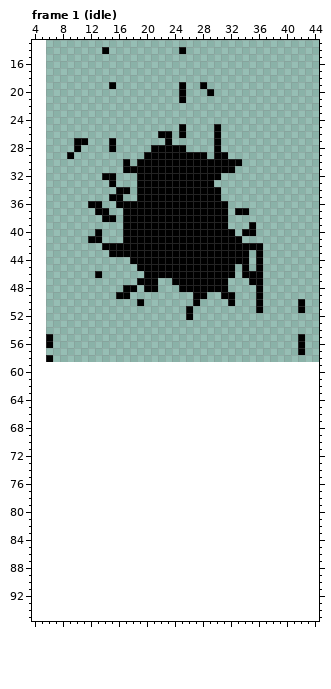
A pixel-art file gets an edit: Game_assets/Mob/Boss/Deer/deer_caster.aseprite. The picture above is the old version.
39x46 pixels, 7 frames. Shown: frame 1 (idle): x 4..44, y 13..95. The old version is drawn lined up with the new one, on the new canvas.
New version:
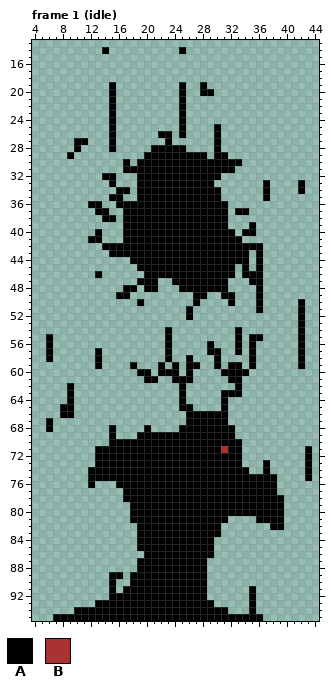
Palette (. is transparent): A #000000  B #ac3232
Edits made:
canvas 39x46 -> 49x96, the old top-left corner now at 6,13
Frame 1 (idle):
y 20: x 15 . -> A; x 28 . -> A
y 21: x 15 . -> A
y 22..24: x 15 . -> A; x 25 . -> A
y 25..26: x 15 . -> A
y 33..34: x 37 . -> A; x 42 . -> A
y 35: x 37 . -> A
y 52..53: x 42 . -> A
y 54: x 23 . -> A; x 33 . -> A; x 42 . -> A
y 55: x 23 . -> A; x 33 . -> A; x 35..36 .. -> AA
y 56: x 23 . -> A; x 29 . -> A; x 33 . -> A; x 35 . -> A
y 57: x 6 . -> A; x 13 . -> A; x 23 . -> A; x 29..30 .. -> AA; x 33 . -> A; x 35 . -> A
y 58: x 13 . -> A; x 23 . -> A; x 26 . -> A; x 30 . -> A; x 35 . -> A; x 42 . -> A
y 59: x 13 . -> A; x 18 . -> A; x 22 . -> A; x 24 . -> A; x 26..27 .. -> AA; x 30 . -> A; x 32..33 .. -> AA; x 35 . -> A; x 42 . -> A
y 60: x 19..20 .. -> AA; x 22..24 ... -> AAA; x 26 . -> A; x 31..34 .... -> AAAA
y 61: x 20..21 .. -> AA; x 24..26 ... -> AAA; x 32..33 .. -> AA
y 62: x 9 . -> A; x 25 . -> A; x 33 . -> A
y 63: x 9 . -> A; x 25 . -> A; x 31..33 ... -> AAA
y 64: x 9 . -> A; x 25 . -> A; x 31 . -> A
y 65: x 8..9 .. -> AA; x 25..26 .. -> AA; x 31 . -> A
y 66: x 8..9 .. -> AA; x 26..31 ...... -> AAAAAA
y 67: x 6 . -> A; x 26..31 ...... -> AAAAAA
y 68: x 6 . -> A; x 15 . -> A; x 20 . -> A; x 25..32 ........ -> AAAAAAAA
y 69: x 15 . -> A; x 19..32 .............. -> AAAAAAAAAAAAAA
y 70: x 15..33 ................... -> AAAAAAAAAAAAAAAAAAA
y 71: x 13..33 ..................... -> AAAAAAAAAAAAAAAAAABAA; x 43 . -> A
y 72: x 13..33 ..................... -> AAAAAAAAAAAAAAAAAAAAA; x 43 . -> A
y 73: x 13..33 ..................... -> AAAAAAAAAAAAAAAAAAAAA; x 37 . -> A; x 43 . -> A
y 74: x 12..34 ....................... -> AAAAAAAAAAAAAAAAAAAAAAA; x 37 . -> A; x 43 . -> A
y 75: x 12..38 ........................... -> AAAAAAAAAAAAAAAAAAAAAAAAAAA; x 43 . -> A
y 76: x 12 . -> A; x 16..38 ....................... -> AAAAAAAAAAAAAAAAAAAAAAA
y 77: x 17..38 ...................... -> AAAAAAAAAAAAAAAAAAAAAA
y 78: x 17..39 ....................... -> AAAAAAAAAAAAAAAAAAAAAAA
y 79..80: x 18..39 ...................... -> AAAAAAAAAAAAAAAAAAAAAA
y 81: x 18..31 .............. -> AAAAAAAAAAAAAA; x 36..39 .... -> AAAA
y 82: x 19..30 ............ -> AAAAAAAAAAAA; x 38..39 .. -> AA
y 83: x 19..30 ............ -> AAAAAAAAAAAA
y 84..85: x 19..29 ........... -> AAAAAAAAAAA
y 86: x 20..29 .......... -> AAAAAAAAAA
y 87..88: x 19..28 .......... -> AAAAAAAAAA
y 89: x 15..16 .. -> AA; x 18..28 ........... -> AAAAAAAAAAA
y 90: x 15 . -> A; x 18..28 ........... -> AAAAAAAAAAA
y 91: x 15 . -> A; x 17..28 ............ -> AAAAAAAAAAAA; x 35 . -> A
y 92: x 15..28 .............. -> AAAAAAAAAAAAAA; x 35 . -> A
y 93: x 13..29 ................. -> AAAAAAAAAAAAAAAAA; x 35 . -> A
y 94: x 10..31 ...................... -> AAAAAAAAAAAAAAAAAAAAAA; x 35 . -> A
y 95: x 7..36 .............................. -> AAAAAAAAAAAAAAAAAAAAAAAAAAAAAA
Pixel boxes of the changes (left, top, right, bottom) in both pictures:
added: (109, 89, 116, 138)
added: (179, 89, 207, 124)
added: (263, 180, 305, 201)
added: (298, 313, 305, 334)
added: (46, 327, 284, 621)
added: (298, 355, 305, 369)
added: (305, 446, 312, 481)
